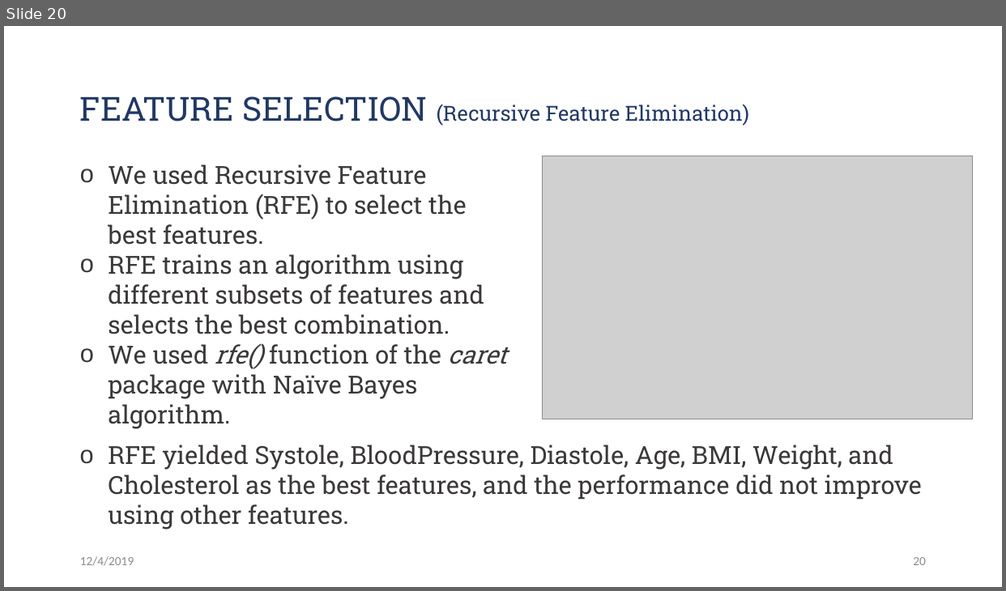
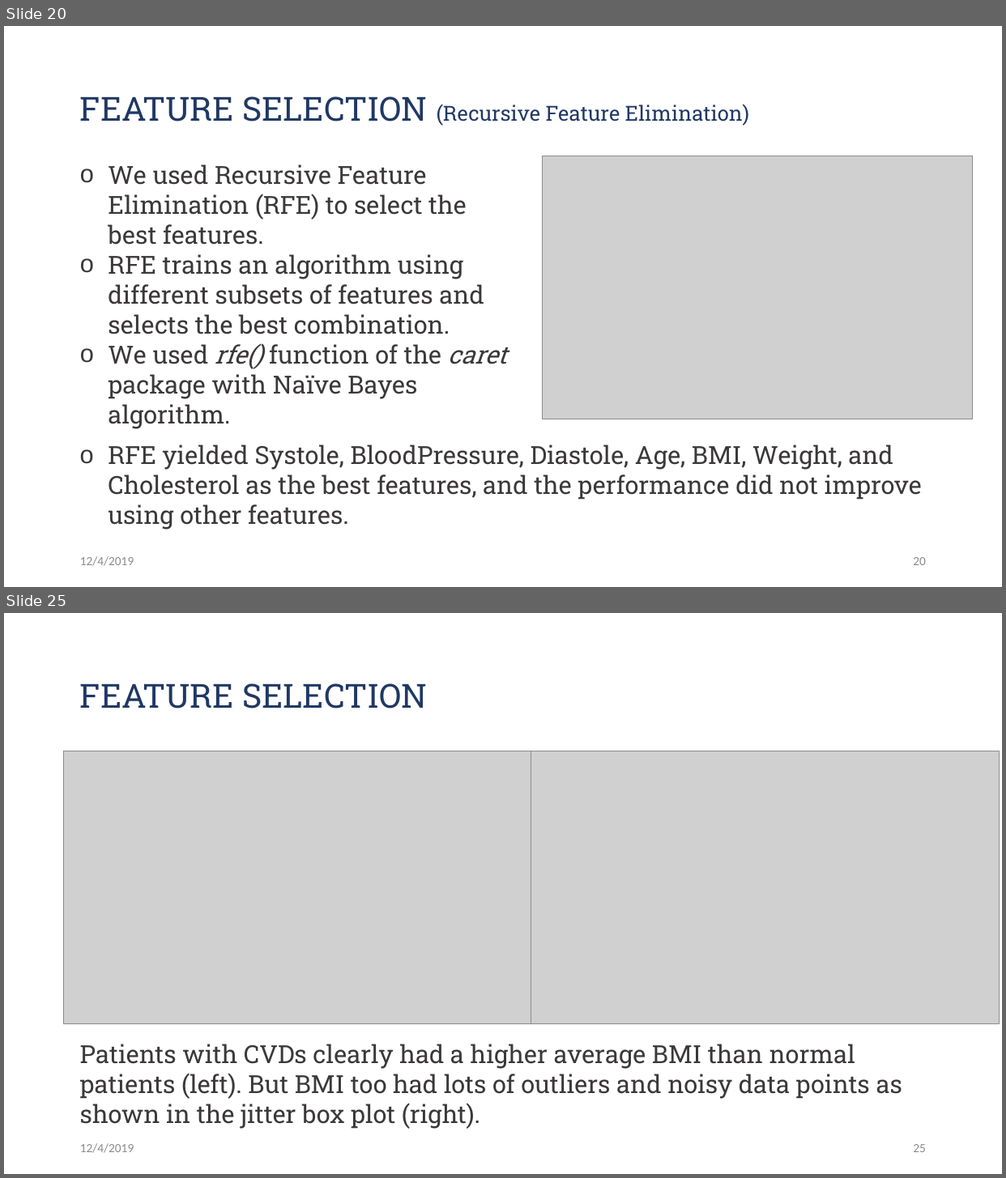
Before and after one commit to Jwen-pg/cds501-predicting-heart-disease, a slide deck: presentation.pptx. Shown one above the other, each under a label of ours: slide 20 before the commit, slides 20 and 25 after it; the slides between them are not shown. The pictures are 1006x591 and 1006x1178 pixels, drawn with LibreOffice and Linux fonts; fonts in the diff are those of the drawing; grey boxes stand for pictures. Boxes give left, top, right and bottom in pixels: in the first picture for what was removed or moved away, otherwise in the second. Text is boxed around its words. In the diff, an @@ line names an element or a change of style, - is before the commit and + after.

Commit message:
presentation adds jitter plots in feature selection

```diff
--- a/presentation.pptx
+++ b/presentation.pptx
@@ slide 25 added at (4,613,1002,1174), background #FFFFFF @@
@@ title added at (80,683,428,709), 32 pt, text #203864 @@
+FEATURE SELECTION
@@ picture added at (63,752,531,1024) @@
@@ picture added at (531,752,999,1024) @@
@@ text added at (80,1044,902,1129), 24 pt, text #3B3838 @@
+Patients with CVDs clearly had a higher average BMI than normal patients (left). But BMI too had lots of outliers and noisy data points as shown in the jitter box plot (right).
@@ text added at (80,1144,134,1153), 12 pt, text #8C8C8C @@
+12/4/2019
@@ page number added at (913,1144,926,1152), 12 pt, text #8C8C8C @@
+25
```
Also in this commit, not shown: 2 slides changed, 3 other slides added, 10 other files.
